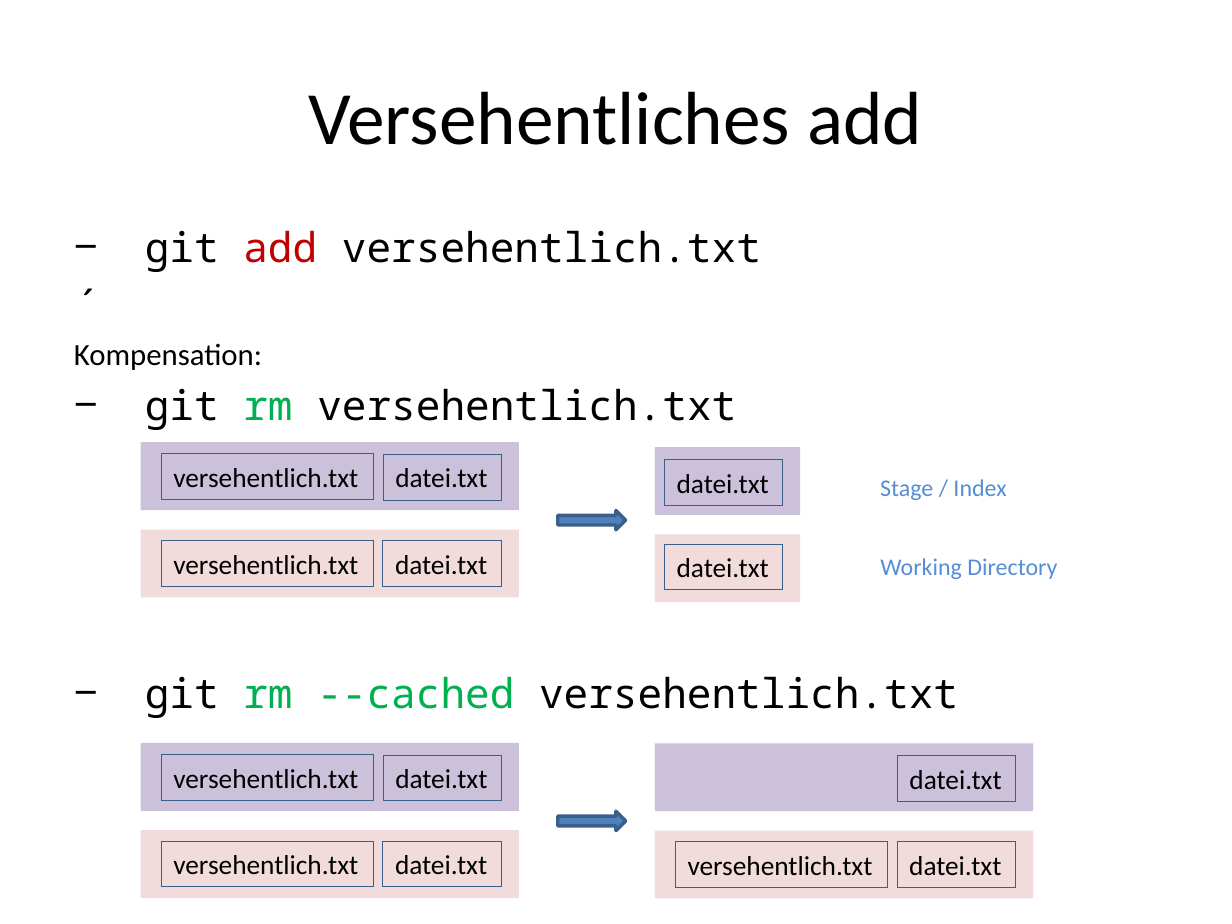
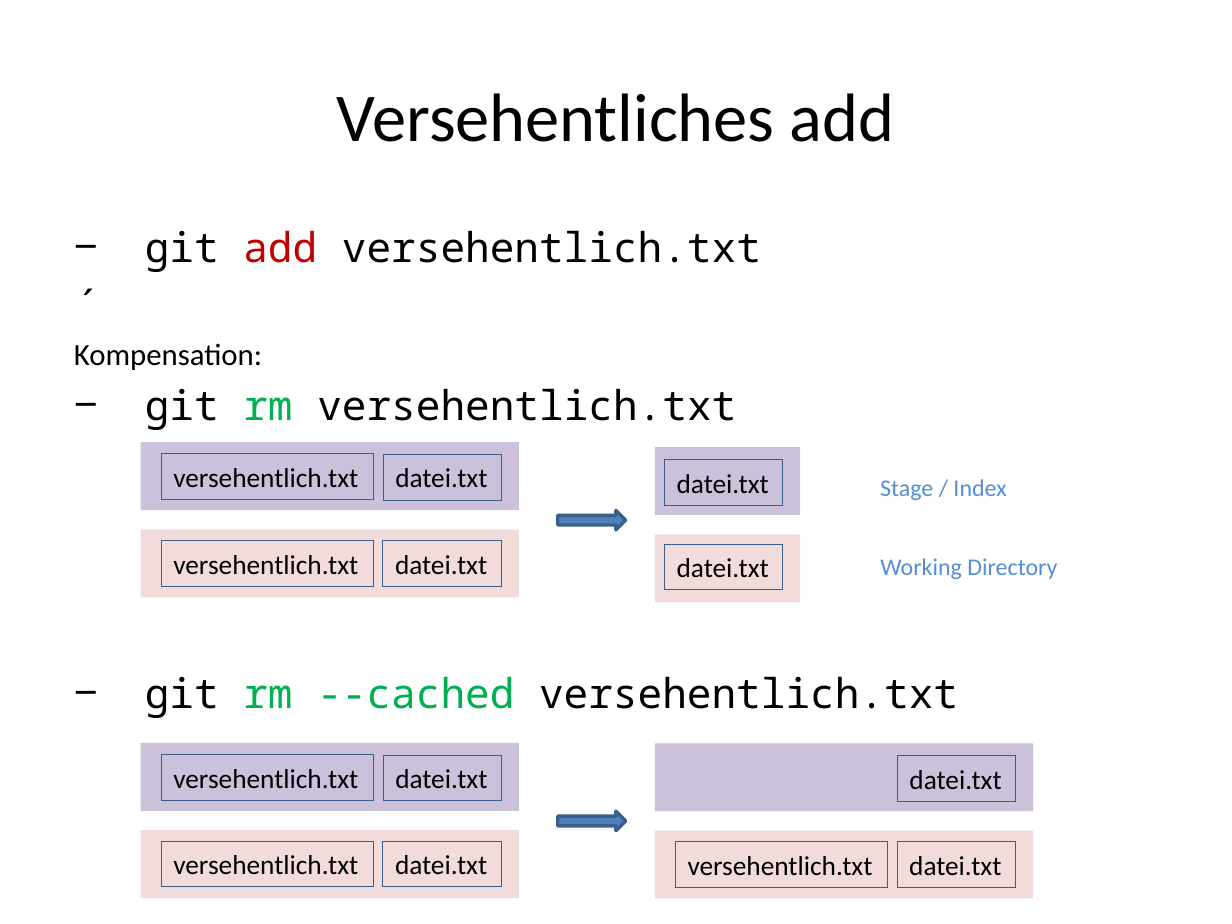
Before and after one commit to kotlincook/gitplayground, a slide deck: slide 7 of GIT.pptx. Drawn at 1232x924 pixels with LibreOffice and Linux fonts; fonts in the diff are those of the drawing. Boxes give left, top, right and bottom in pixels: in the first picture for what was removed or moved away, otherwise in the second. Text is boxed around its words. In the diff, an @@ line names an element or a change of style, - is before the commit and + after.

```diff
--- a/GIT.pptx
+++ b/GIT.pptx
@@ title "Versehentliches add" at (x1=337, y1=93, x2=895, y2=142): size 44 to 40 pt @@
```
Also in this commit, not shown: 9 other slides changed.
